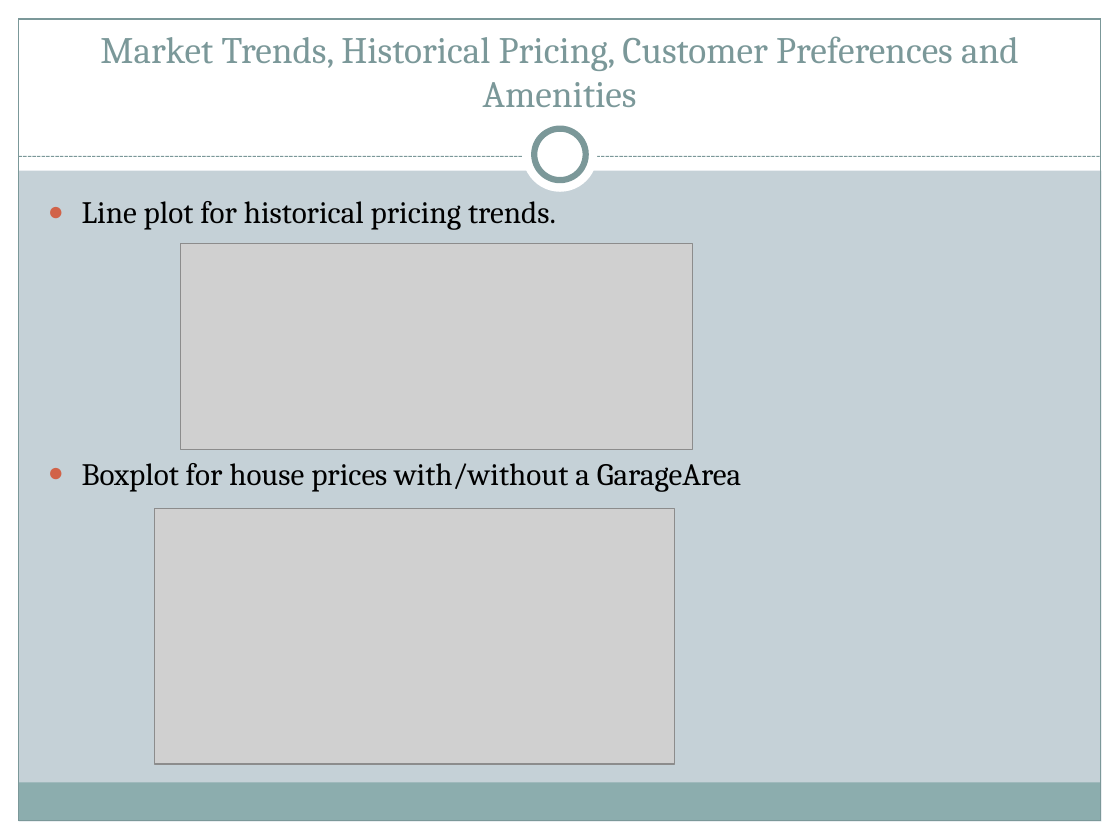
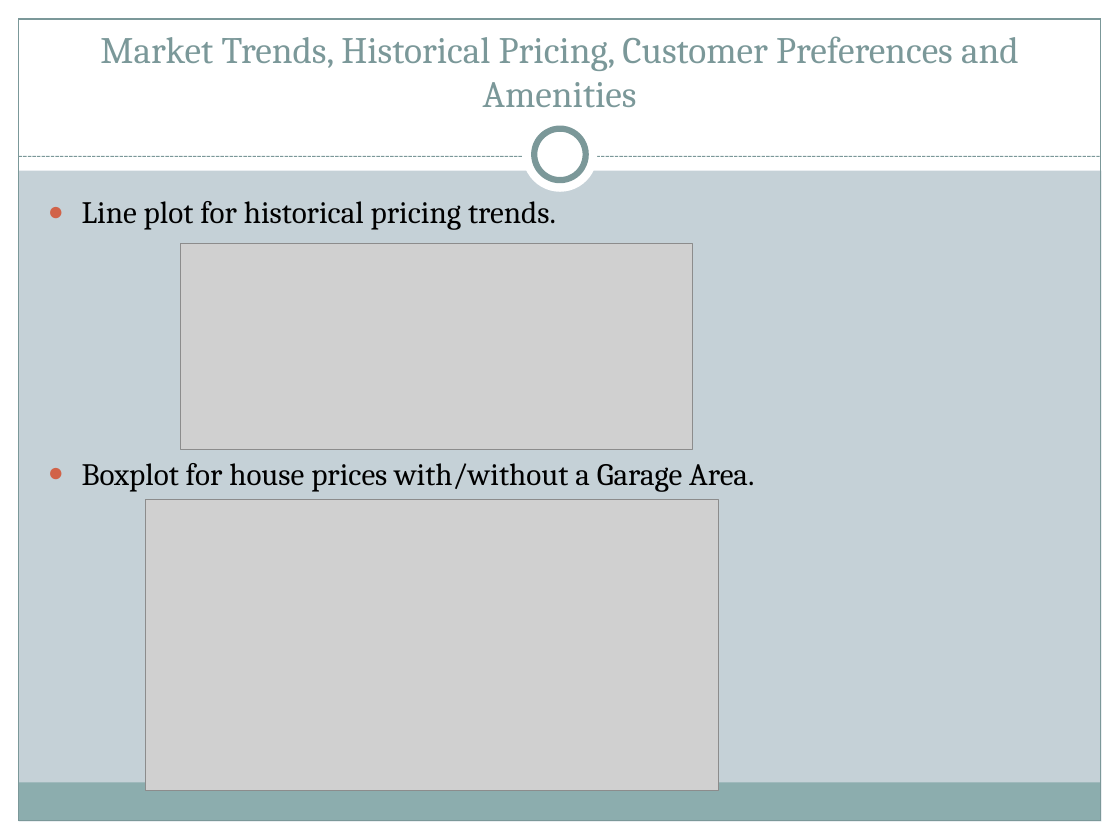
Before and after one commit to bhp001/project3_EDA, a slide deck: slide 13 of Exploring Real Estate Valuation Dynamics.pptx (slide 11 before the commit). Drawn at 1120x840 pixels with LibreOffice and Linux fonts; fonts in the diff are those of the drawing; grey boxes stand for pictures. Boxes give left, top, right and bottom in pixels: in the first picture for what was removed or moved away, otherwise in the second. Text is boxed around its words. In the diff, an @@ line names an element or a change of style, - is before the commit and + after.

Commit message:
PPT of Real Estate Exploratory Data Analysis (EDA)
I am trying to present the project which go through Exploratory Data Analysis techniques, our main focus to gain insights into various factors influencing house prices.

```diff
--- a/Exploring Real Estate Valuation Dynamics.pptx
+++ b/Exploring Real Estate Valuation Dynamics.pptx
@@ text at bbox=[82, 463, 754, 491]: text changed @@
-● Boxplot for house prices with/without a GarageArea
+● Boxplot for house prices with/without a Garage Area.
@@ picture: place and size @@
-picture at bbox=[155, 508, 675, 764]
+picture at bbox=[146, 500, 719, 791]
```
Also in this commit, not shown: 2 other slides changed, 4 slides added.
